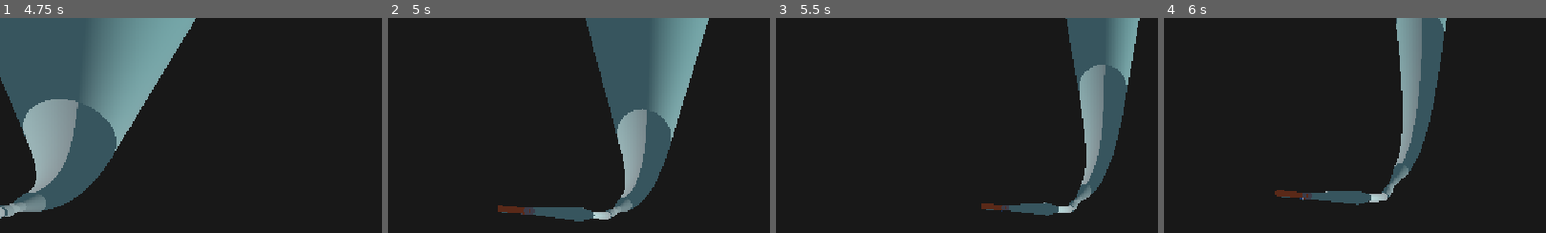
Above: before the commit, frames 1-4 (left to right).
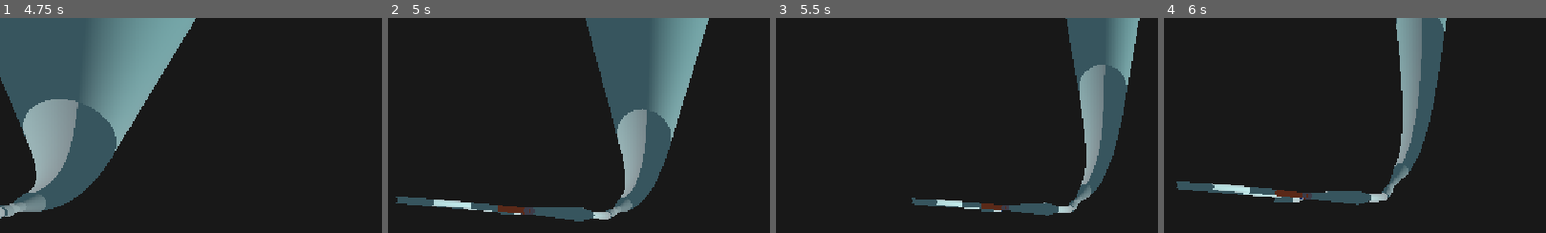
Above: after the commit, the same moments.

Repository: eternaldensity/pipe-survivor
Game: Godot game, scene res://main.tscn
The game is run twice, just before and just after one commit, with the same random seed, the same clock (stepped at 60 frames per second) and the same inputs.
Inputs:
- Up to frame 1 (4.75 s): hold Right (ui_right) 0.53-1.28 s; hold Down (ui_down) 1.28-2.03 s; hold Right (ui_right) 2.03-2.78 s; hold Up (ui_up) 2.78-3.53 s; hold Left (ui_left) from 3.53 s (still down); tap Enter at 4.25 s
- Up to frame 2 (5 s): keep holding Left (ui_left)
- Up to frame 3 (5.5 s): release Left (ui_left) at 5.03 s; hold Down (ui_down) from 5.03 s (still down)
- Up to frame 4 (6 s): release Down (ui_down) at 5.78 s; hold Right (ui_right) from 5.78 s (still down)
The pictures show only the part of the screen within x 7-57%, y 0-50%; the shares and areas given below are measured in that part.

Frame 1 is identical in both runs. In frame 2, 0.9% of the frame differs, in the area x 2-35%, y 83-92%; in frame 3, 0.6%; in frame 4, 1.2%, in the area x 3-37%, y 76-86%.

Commit message:
Extend both junction branches and trunk past the split

Diff:
--- a/main.gd
+++ b/main.gd
@@ -16,7 +16,18 @@
 	network.add_section(bend_section, {"bend_angle": 45.0})
 	network.add_section(straight_section, { "exit_radius": 20.0, "length": 40.0 })   # rapidly widens
 	network.add_section(straight_section, { "entry_radius": 20.0, "exit_radius": 10.0, "length": 200.0 })   # tapers back to junction radius
-	# Phase 2: a junction with a side branch (trunk continues straight).
+	# Phase 2: a trident junction (trunk + two branches), each with a continuation.
 	var j := network.add_section(junction_section, {"trunk_length": 60.0, "branch_angle": 30.0, "tube_radius": 10.0})
-	network.add_section(straight_section, {"length": 80.0, "entry_radius": 10.0, "exit_radius": 10.0}, j, 0)   # trunk continuation
-	network.add_section(straight_section, {"length": 80.0, "entry_radius": 10.0, "exit_radius": 10.0}, j, 1)   # left branch
+	var trunk := network.add_section(straight_section, {"length": 80.0, "entry_radius": 10.0, "exit_radius": 10.0}, j, 0)
+	var left  := network.add_section(straight_section, {"length": 80.0, "entry_radius": 10.0, "exit_radius": 10.0}, j, 1)
+	var right := network.add_section(straight_section, {"length": 80.0, "entry_radius": 10.0, "exit_radius": 10.0}, j, 2)
+
+	# Trunk continuation: a gentle bend then a long straight.
+	network.add_section(bend_section, {"bend_angle": 25.0, "length": 150.0, "tube_radius": 10.0}, trunk, 0)
+	network.add_section(straight_section, {"length": 200.0, "entry_radius": 10.0, "exit_radius": 10.0})
+	# Left branch continuation.
+	network.add_section(bend_section, {"bend_angle": 20.0, "length": 120.0, "tube_radius": 10.0}, left, 0)
+	network.add_section(straight_section, {"length": 150.0, "entry_radius": 10.0, "exit_radius": 10.0})
+	# Right branch continuation (mirrored bend via roll 180).
+	network.add_section(bend_section, {"bend_angle": 20.0, "length": 120.0, "tube_radius": 10.0, "roll_angle": 180.0}, right, 0)
+	network.add_section(straight_section, {"length": 150.0, "entry_radius": 10.0, "exit_radius": 10.0})
